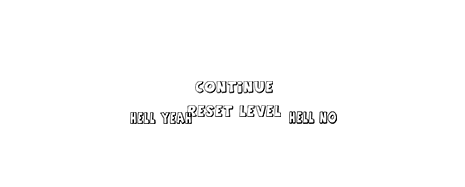
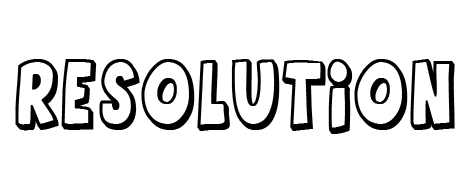
Layer changes from the first (465, 187) image to the second:
removed layer "Hellyes_exit" over [130,112,192,124]
removed layer "hellno_exit" over [289,111,337,124]
removed layer "Reset_pausa" over [187,105,281,117]
removed layer "Continue_pausa" over [195,81,273,94]
added layer "Resolution" above "Tono/saturación 1" over [15,59,455,134]
showed group "PAlabras" (11 layers) over [27,59,432,134]
